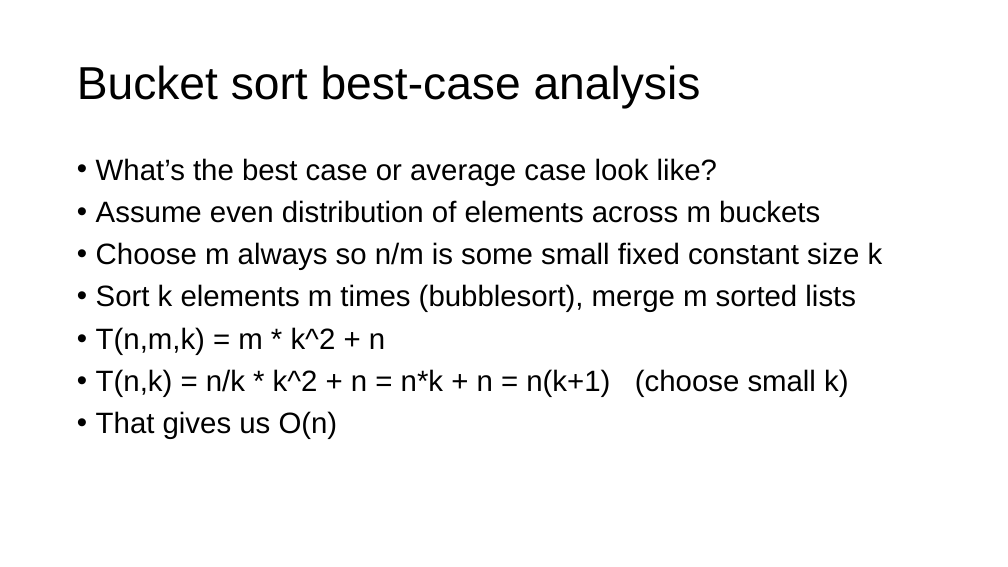
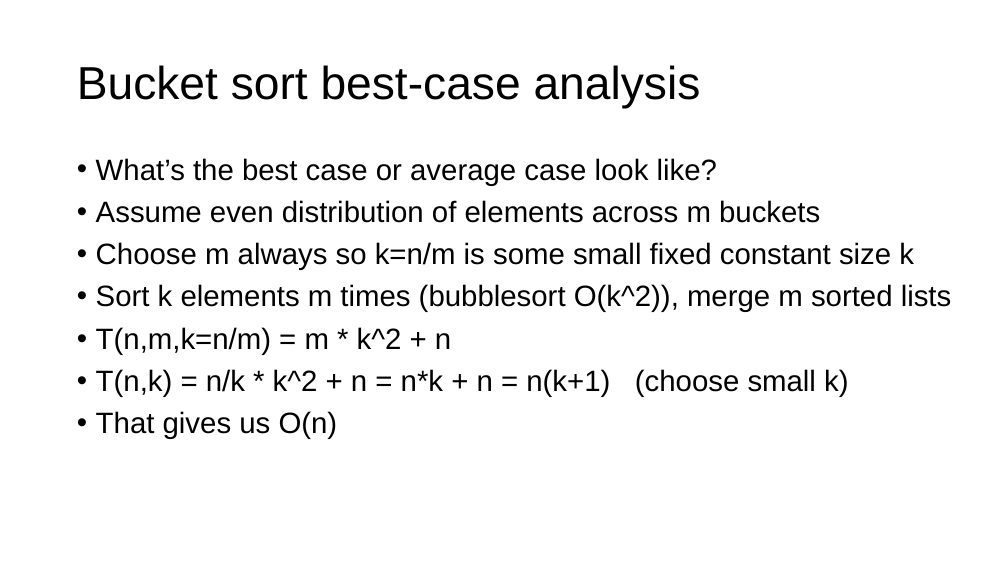
Before and after one commit to parrt/msds689, a slide deck: slide 15 of notes/sorting.pptx (slide 14 before the commit). Drawn at 1008x567 pixels with LibreOffice and Linux fonts; fonts in the diff are those of the drawing; background and template pictures are left out. Boxes give left, top, right and bottom in pixels: in the first picture for what was removed or moved away, otherwise in the second. Text is boxed around its words. In the diff, an @@ line names an element or a change of style, - is before the commit and + after.

```diff
--- a/notes/sorting.pptx
+++ b/notes/sorting.pptx
@@ text at bbox=[96, 242, 952, 355]: text changed @@
-• Choose m always so n/m is some small fixed constant size k
-• Sort k elements m times (bubblesort), merge m sorted lists
-• T(n,m,k) = m * k^2 + n
+• Choose m always so k=n/m is some small fixed constant size k
+• Sort k elements m times (bubblesort O(k^2)), merge m sorted lists
+• T(n,m,k=n/m) = m * k^2 + n
```
Also in this commit, not shown: 9 other slides changed, 3 slides added, 8 other files.
